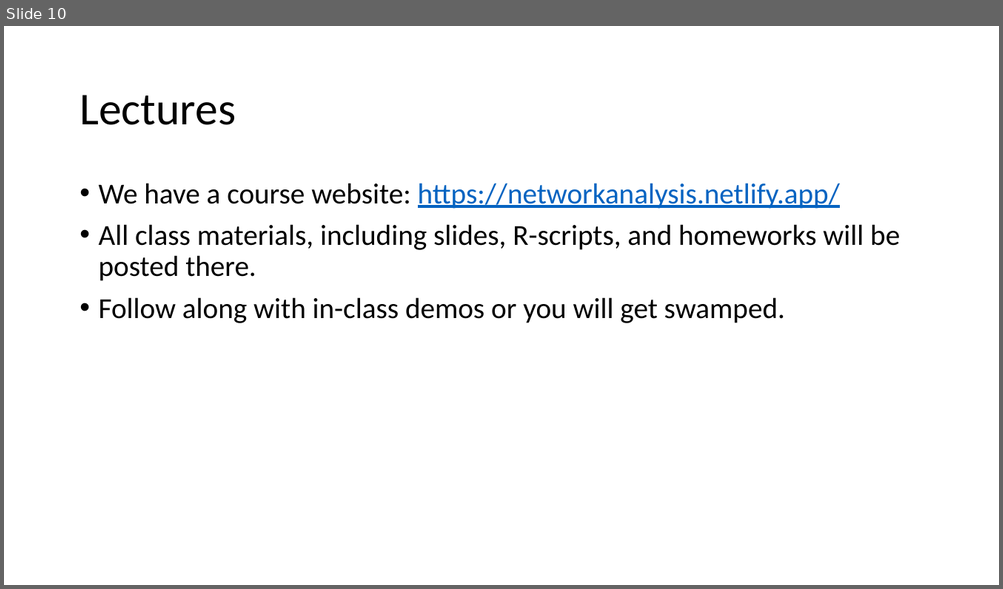
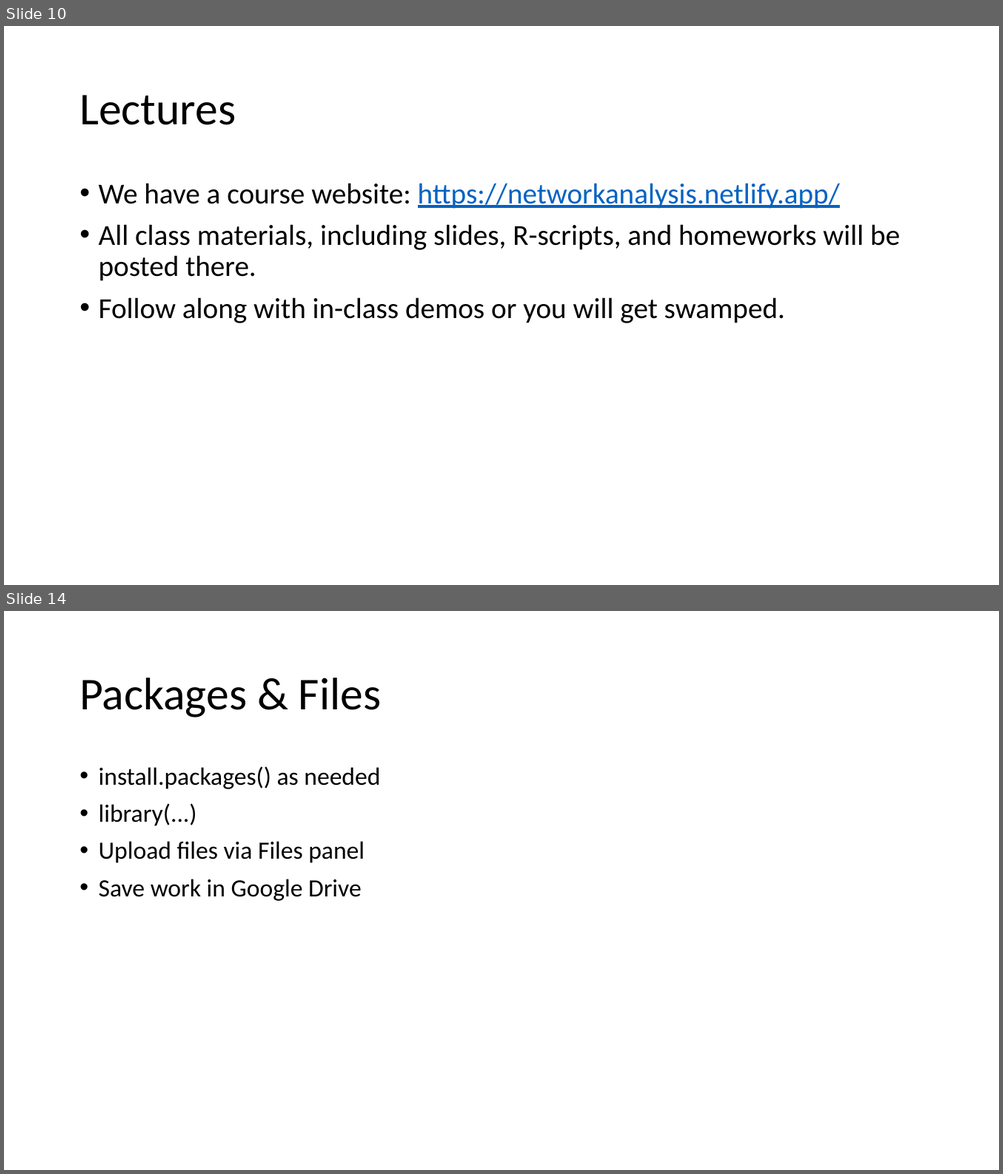
Before and after one commit to ochyzh/NetworkAnalysis, a slide deck: public/materials/Slides/Welcome.pptx. Shown one above the other, each under a label of ours: slide 10 before the commit, slides 10 and 14 after it; the slides between them are not shown. The pictures are 1003x589 and 1003x1174 pixels, drawn with LibreOffice and Linux fonts; fonts in the diff are those of the drawing. Boxes give left, top, right and bottom in pixels: in the first picture for what was removed or moved away, otherwise in the second. Text is boxed around its words. In the diff, an @@ line names an element or a change of style, - is before the commit and + after.

```diff
--- a/public/materials/Slides/Welcome.pptx
+++ b/public/materials/Slides/Welcome.pptx
@@ slide 14 added at <box>4,611,999,1170</box>, background #FFFFFF @@
@@ title added at <box>79,678,381,718</box>, 44 pt, text #000000 @@
+Packages & Files
@@ text added at <box>99,766,380,901</box>, 24 pt, text #000000 @@
+• install.packages() as needed
+• library(...)
+• Upload files via Files panel
+• Save work in Google Drive
```
Also in this commit, not shown: 2 slides changed, 4 other slides added, 2 other files.
